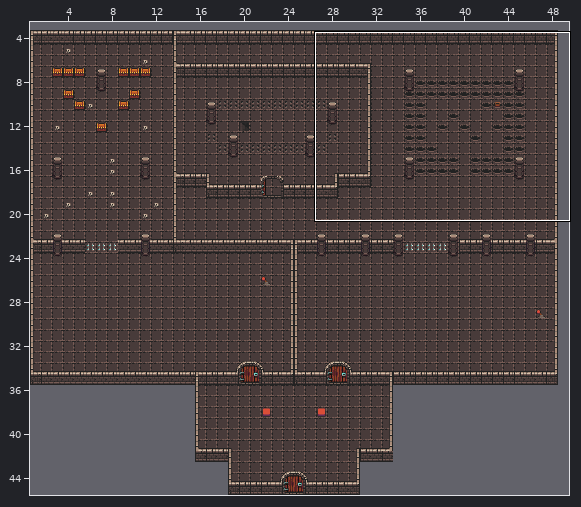
Tiled map: assets/map/carte.tmx. The picture above shows the old version from afar; the outline marks the close-up.
Close-up. Earlier state:
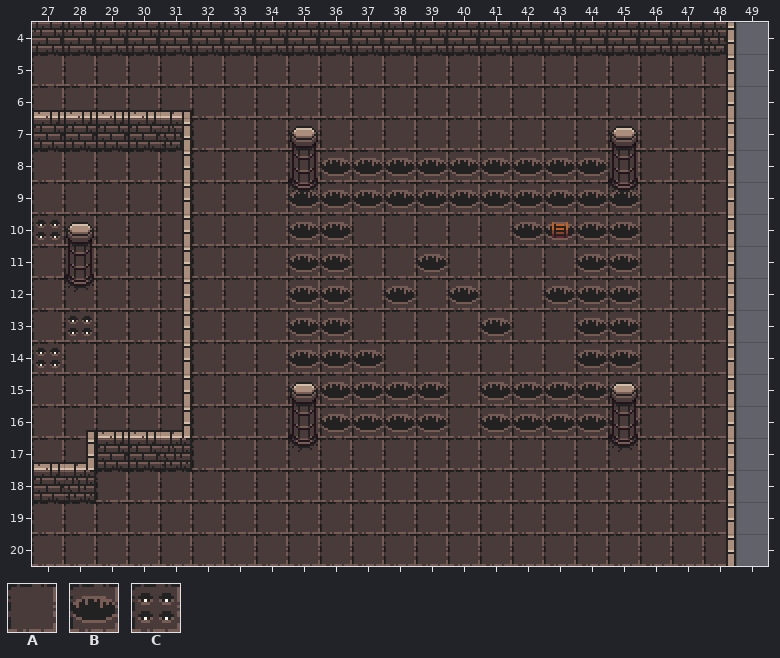
Cells are 16x16 px. Shown: x 27..49, y 4..20.
Key: from "0x72_DungeonTilesetII_v1.4": A 129, B 294, C 354.
_ is an empty cell, # one hidden under a higher layer.
Layers that did not change in this view are not listed.
Layer "sol" before, first column x 27:
 4 _______________________
 5 AAAAAAAAAAAAAAAAAAAAAA_
 6 AAAAAAAAAAAAAAAAAAAAAA_
 7 #####AAAAAAAAAAAAAAAAA_
 8 AAAAAAAAA#########AAAA_
 9 AAAAAAAA###########AAA_
10 #AAAAAAA##AAAAA####AAA_
11 AAAAAAAA##AA#AAAA##AAA_
12 AAAAAAAA##A#A#AA###AAA_
13 A#AAAAAA##AAAA#AA##AAA_
14 #AAAAAAA###AAAAAA##AAA_
15 AAAAAAAA#####A#####AAA_
16 AAAAAAAAA####A#####AAA_
17 AA###AAAAAAAAAAAAAAAAA_
18 ##AAAAAAAAAAAAAAAAAAAA_
19 AAAAAAAAAAAAAAAAAAAAAA_
20 AAAAAAAAAAAAAAAAAAAAAA_
Layer "piege" before, first column x 27:
 4 _______________________
 5 _______________________
 6 _______________________
 7 _______________________
 8 _________BBBBBBBBB_____
 9 ________BBBBBBBBBBB____
10 C_______BB_____B_BB____
11 ________BB__B____BB____
12 ________BB_B_B__BBB____
13 _C______BB____B__BB____
14 C_______BBB______BB____
15 ________BBBBB_BBBBB____
16 _________BBBB_BBBBB____
17 _______________________
18 _______________________
19 _______________________
20 _______________________
Now the later version:
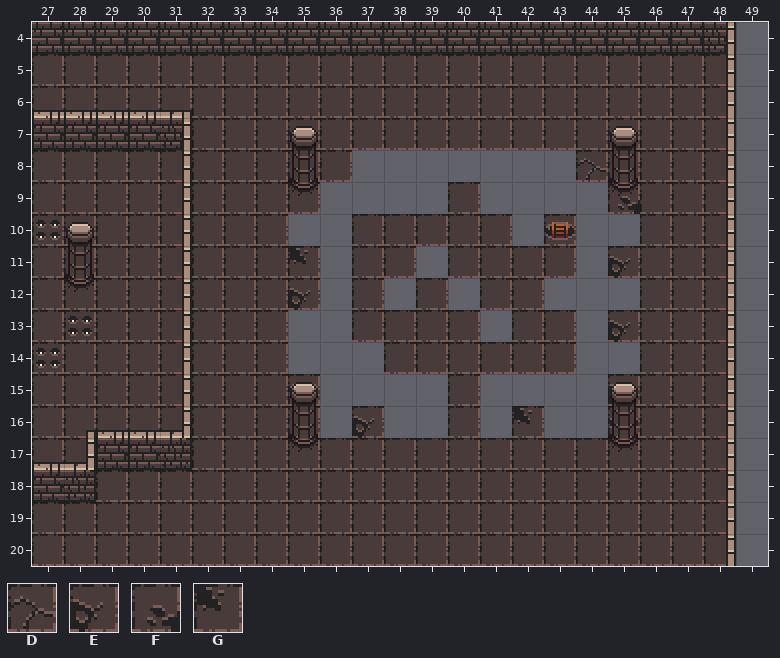
Further tiles: from "0x72_DungeonTilesetII_v1.4": D 130, E 161, F 163, G 194.
The commit says: mise à jour de la carte
Edits made:
Changed rows in their new state; . is an unchanged cell.
Layer "sol":
first column x 35:
 8 .._______D.
 9 .____.____F
10 __....._.__
11 G_.._...._E
12 E_._._..___
13 __...._.._E
14 ___......__
15 .____.____E
16 ._E__._G__.
Layer "piege":
first column x 35:
 8 ._________.
 9 ___________
10 __....._.__
11 __.._....__
12 __._._..___
13 __...._..__
14 ___......__
15 .____._____
16 .____.____.
Where, in picture pixels (left, top, right, bottom), the same in both close-ups:
changed: (288, 150, 640, 438)
